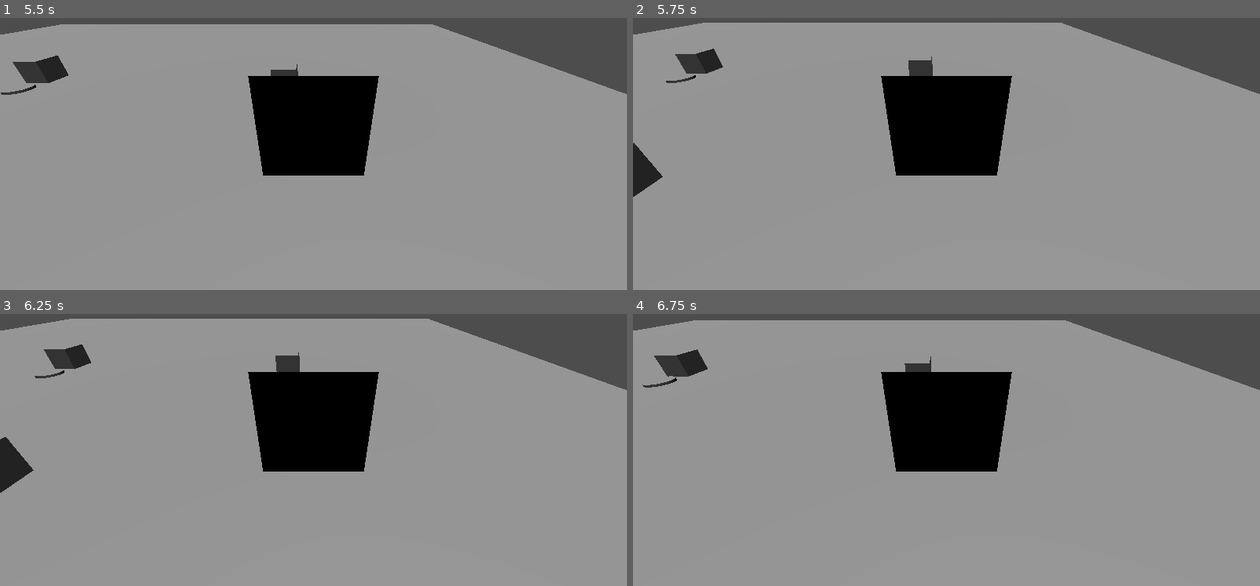
Above: before the commit, frames 1-4 (two rows, left to right).
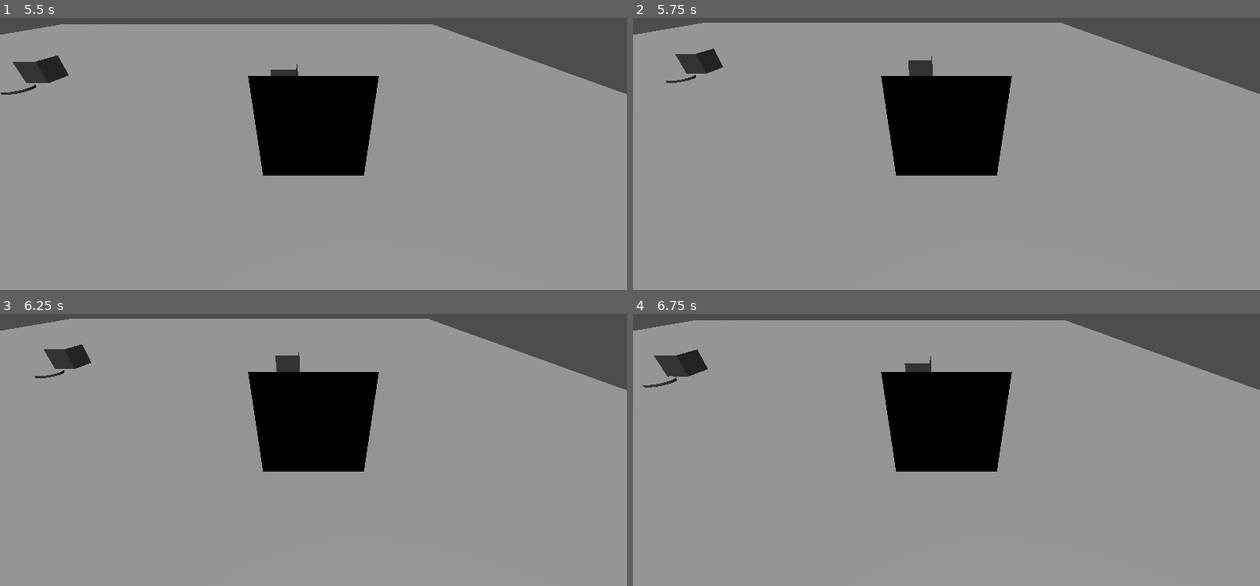
Above: after the commit, the same moments.

Repository: eneumont/towermercs
Game: Godot game, scene res://Scenes/WorldMap/WorldMap.tscn
Same seed, same stepped clock (60 frames per second), same inputs: the game is played once before the commit and once after it. This scene is started directly instead of the project's main scene.
Inputs (mouse positions are in pixels of both pictures, inside the frame that each line leads up to):
- Up to frame 1 (5.5 s): tap Enter at 0.5 s; move the mouse to (451, 96) at 0.52 s; hold D (move_right) 0.53-1.25 s; tap L (circle) at 0.6 s; click (451, 96) at 0.67 s; drag from (188, 132) to (282, 183) at 1.27 s; tap Z (confirm) at 2, 3.5, 4.25, 5 s; move the mouse to (376, 37) at 2.02 s; hold D (move_right) 2.03-2.75 s; tap K (cross) at 2.1 s; drag from (282, 183) to (125, 61) at 2.77 s; move the mouse to (501, 167) at 3.52 s; hold U (left_bumper) 3.53-4.25 s; tap J (square) at 3.6 s; drag from (125, 61) to (219, 26) at 4.27 s; move the mouse to (344, 113) at 5.02 s; hold S (move_down) from 5.03 s (still down); hold Shift from 5.03 s (still down); click (344, 113) at 5.17 s
- Up to frame 2 (5.75 s): keep holding S (move_down); keep holding Shift
- Up to frame 3 (6.25 s): release S (move_down) at 5.75 s; release Shift at 5.75 s; drag from (219, 322) to (188, 428) at 5.77 s
- Up to frame 4 (6.75 s): tap Z (confirm) at 6.5 s; move the mouse to (1084, 392) at 6.52 s; hold W (move_up) from 6.53 s (still down); tap Y at 6.6 s

Frame 1 is identical in both runs. In frame 2, 0.5% of the frame differs, in the area x 0-5%, y 45-66%; in frame 3, 0.6%, in the area x 0-6%, y 45-66%; in frame 4, nothing differs.
Error in both runs: Out of bounds get index '0' (on base: 'Array[CharData]') (res://Scripts/WorldMap/world_player.gd:16)

Commit message:
art menu

Diff:
--- a/Scenes/UI/PlayerMenu/PlayerMenu.tscn
+++ b/Scenes/UI/PlayerMenu/PlayerMenu.tscn
@@ -1209,6 +1209,7 @@
 text = "Inventory"
 
 [node name="ArtMenu" type="Panel" parent="."]
+visible = false
 layout_mode = 1
 anchors_preset = 15
 anchor_right = 1.0
@@ -1663,10 +1664,11 @@
 anchor_left = 0.5
 anchor_right = 0.5
 anchor_bottom = 1.0
-offset_left = -263.0
-offset_right = 242.0
-grow_horizontal = 2
-grow_vertical = 2
+offset_left = -186.0
+offset_right = 319.0
+grow_horizontal = 2
+grow_vertical = 2
+vertical_scroll_mode = 2
 
 [node name="VBox" type="VBoxContainer" parent="ArtMenu/Main/ScrollBox"]
 layout_mode = 2
@@ -2258,6 +2260,19 @@
 script = ExtResource("2_a0fii")
 menu = NodePath("../..")
 
+[node name="Title" type="Label" parent="TacticsMenu"]
+layout_mode = 1
+anchors_preset = 5
+anchor_left = 0.5
+anchor_right = 0.5
+offset_left = -102.75
+offset_top = 32.0
+offset_right = 102.75
+offset_bottom = 115.0
+grow_horizontal = 2
+theme_override_font_sizes/font_size = 60
+text = "Tactics"
+
 [node name="QuestsMenu" type="Panel" parent="."]
 visible = false
 layout_mode = 1
@@ -2340,6 +2355,19 @@
 script = ExtResource("2_a0fii")
 menu = NodePath("../..")
 
+[node name="Title" type="Label" parent="QuestsMenu"]
+layout_mode = 1
+anchors_preset = 5
+anchor_left = 0.5
+anchor_right = 0.5
+offset_left = -89.375
+offset_top = 41.0
+offset_right = 89.375
+offset_bottom = 124.0
+grow_horizontal = 2
+theme_override_font_sizes/font_size = 60
+text = "Quest"
+
 [node name="SettingsMenu" type="Panel" parent="."]
 visible = false
 layout_mode = 1
@@ -2436,6 +2464,19 @@
 text = "Back"
 script = ExtResource("2_a0fii")
 menu = NodePath("../..")
+
+[node name="Title" type="Label" parent="SettingsMenu"]
+layout_mode = 1
+anchors_preset = 5
+anchor_left = 0.5
+anchor_right = 0.5
+offset_left = -105.0
+offset_top = 36.0
+offset_right = 105.0
+offset_bottom = 119.0
+grow_horizontal = 2
+theme_override_font_sizes/font_size = 60
+text = "System"
 
 [node name="TreeMenu" type="Panel" parent="."]
 visible = false
--- /dev/null
+++ b/Scenes/UI/PlayerMenu/art_art_btn.tscn
@@ -0,0 +1,37 @@
+[gd_scene load_steps=2 format=3 uid="uid://fw4noe8y2prn"]
+
+[ext_resource type="Texture2D" uid="uid://dpkdq2cm8735w" path="res://Images/Textures/Icons/Items/Bomb.png" id="1_hq1g4"]
+
+[node name="ArtBtn" type="Button"]
+custom_minimum_size = Vector2(0, 100)
+
+[node name="HBox" type="HBoxContainer" parent="."]
+layout_mode = 1
+anchors_preset = 15
+anchor_right = 1.0
+anchor_bottom = 1.0
+grow_horizontal = 2
+grow_vertical = 2
+
+[node name="ArtPic" type="TextureRect" parent="HBox"]
+layout_mode = 2
+size_flags_horizontal = 3
+texture = ExtResource("1_hq1g4")
+
+[node name="ArtName" type="Label" parent="HBox"]
+layout_mode = 2
+size_flags_horizontal = 3
+size_flags_vertical = 1
+theme_override_font_sizes/font_size = 25
+text = "Name"
+horizontal_alignment = 1
+vertical_alignment = 1
+
+[node name="ArtCost" type="Label" parent="HBox"]
+layout_mode = 2
+size_flags_horizontal = 3
+size_flags_vertical = 1
+theme_override_font_sizes/font_size = 25
+text = "Cost"
+horizontal_alignment = 1
+vertical_alignment = 1
--- a/Scenes/WorldMap/WorldMap.tscn
+++ b/Scenes/WorldMap/WorldMap.tscn
@@ -1,10 +1,9 @@
-[gd_scene load_steps=8 format=3 uid="uid://mxengseas8iy"]
+[gd_scene load_steps=7 format=3 uid="uid://mxengseas8iy"]
 
 [ext_resource type="Script" uid="uid://cysjj02rnov31" path="res://Scripts/WorldMap/world_map.gd" id="1_4xxrh"]
 [ext_resource type="AudioStream" uid="uid://quo1y7at22gu" path="res://Audio/world.mp3" id="2_5uvr7"]
 [ext_resource type="PackedScene" uid="uid://bmamsrk1wackt" path="res://Scenes/WorldMap/WorldSpot.tscn" id="2_alaw4"]
 [ext_resource type="Texture2D" uid="uid://cknsw034ehm4f" path="res://Images/Textures/Icons/Spots/Field.png" id="3_8gn5q"]
-[ext_resource type="Texture2D" uid="uid://cw74mgpme624y" path="res://Images/Textures/Icons/Spots/Dungeon.png" id="4_33lyv"]
 
 [sub_resource type="PlaneMesh" id="PlaneMesh_0hbk2"]
 
@@ -41,10 +40,3 @@
 displayName = "Field"
 description = "A Basic Field"
 icon = ExtResource("3_8gn5q")
-
-[node name="BattleDemo" parent="Spots" instance=ExtResource("2_alaw4")]
-transform = Transform3D(1, 0, 0, 0, 1, 0, 0, 0, 1, -0.0370412, -2.38419e-07, 4.04248)
-scn_name = "Battle/DemoBattle"
-displayName = "DemoBattle"
-description = "Just a spot to test the battle system"
-icon = ExtResource("4_33lyv")
--- a/Scripts/Resources/art_data.gd
+++ b/Scripts/Resources/art_data.gd
@@ -91,3 +91,14 @@
 func run_cast(caster: Battler, targets: Array):
 	if caster.team == Battler.Team.ALLY: caster.play_anim("run")
 	else: caster.anim_tree.set("parameters/skill_shot/request", AnimationNodeOneShot.ONE_SHOT_REQUEST_FIRE) #maybe tweak
+
+func field_cast(caster: CharData, targets: Array) -> String:
+	if caster.curHP == 0 or caster.curHP - hp_cost <= 0 or caster.cur_ap - ap_cost < 0:
+		return "NAME can't..."
+
+	caster.curHP -= hp_cost
+	caster.curAP -= ap_cost
+
+	#cast logic
+
+	return "NAME cast " + display_name + "!"
--- a/Scripts/UI/PlayerMenuScreen/player_menu_screen.gd
+++ b/Scripts/UI/PlayerMenuScreen/player_menu_screen.gd
@@ -8,6 +8,8 @@
 var item_list: String = "All"
 
 var equip_equipBtn: PackedScene = preload("res://Scenes/UI/PlayerMenu/equip_equip_btn.tscn")
+
+var art_artBtn: PackedScene = preload("res://Scenes/UI/PlayerMenu/art_art_btn.tscn")
 
 ## 0 - MAIN, 1 - ITEMS, 2 - ARTS, 3 - Equip, 4 - Tactics, 5 - Quests, 6 - SETTINGS, 7 - Tree, 8 - CHAR
 func design():
@@ -69,7 +71,17 @@
 		new_item.setup()
 
 func art_design():
-	pass
+	list_arts()
+
+func list_arts():
+	for c in PlayerData.party + PlayerData.reserve:
+		for a in c.equippedArts:
+			var new_art = art_artBtn.instantiate()
+			var art = ArtDatabase.get_art(a)
+			new_art.get_node("HBox/ArtPic").texture = load("res://Images/Textures/Icons/Items/Mushroom.png")
+			new_art.get_node("HBox/ArtName").text = art.display_name
+			new_art.get_node("HBox/ArtCost").text = str(art.hp_cost) + "hp" if art.hp_cost > 0 && art.ap_cost == 0 else str(art.ap_cost) + "ap"
+			$"../ArtMenu/Main/ScrollBox/VBox".add_child(new_art)
 
 func equip_design():
 	equip_party()
